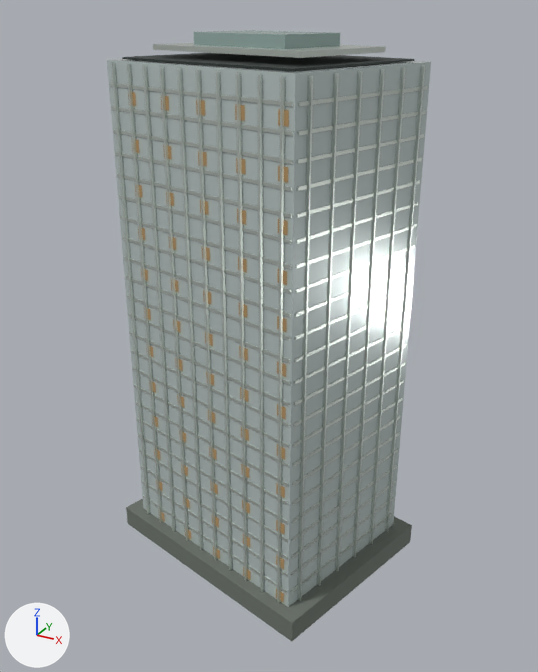
A saved change to the glTF model landmarks/assets/hisense-south.glb.
Camera for both pictures: a 50 mm camera at (108.8, -196.4, 172.2) aimed at (5.1, -8.0, 78.0). Every picture has the same lights, and +X, +Y and +Z are marked at lower left. The picture after the commit comes second. Vertices at exactly the same position are counted once.

Before the edit, the objects in view are built like this:
```python
ob_crown_box = bpy.data.objects.new('crown_box', me_crown_box)
ob_crown_box.location = (0.0, 0.0, 0.0)
ob_crown_box_001 = bpy.data.objects.new('crown_box.001', me_crown_box_001)
ob_crown_box_001.location = (0.0, 0.0, 0.0)
ob_envelope = bpy.data.objects.new('envelope', me_envelope)
ob_envelope.location = (0.0, 0.0, 0.0)
ob_fins = bpy.data.objects.new('fins', me_fins)
ob_fins.location = (0.0, 0.0, 0.0)
ob_floor_bands = bpy.data.objects.new('floor_bands', me_floor_bands)
ob_floor_bands.location = (0.0, 0.0, 0.0)
ob_podium = bpy.data.objects.new('podium', me_podium)
ob_podium.location = (0.0, 0.0, 0.0)
# also in view: 'roof_deck' at (3.3, -6.5, 159.6); 'night_windows' at (6.7, -7.4, 79.5)
```
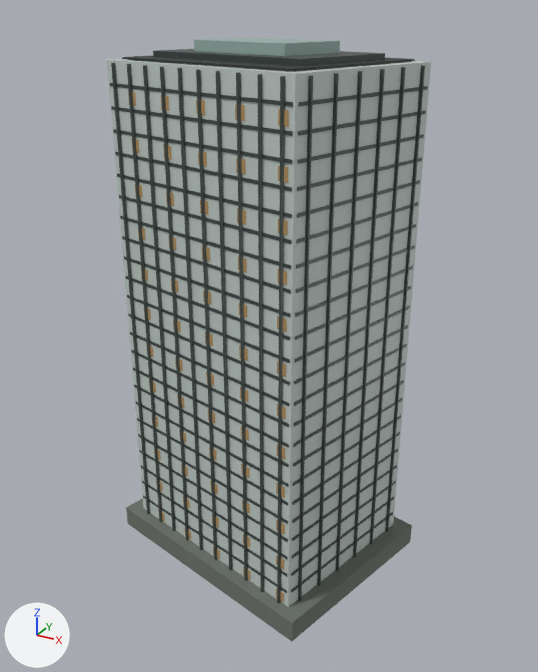
Diff of the bpy script that builds the scene:
```diff
--- a/landmarks/assets/hisense-south.glb.py
+++ b/landmarks/assets/hisense-south.glb.py
@@ mat_glass @@
 mat_glass.metallic = 0.22
-mat_glass.roughness = 0.16
+mat_glass.roughness = 0.58
@@ mat_metal @@
 mat_metal = principled_material('metal')
-mat_metal.base_color = (0.665, 0.723, 0.672)  # light grey #d5ddd6
+mat_metal.base_color = (0.0685, 0.0908, 0.0844)  # dark grey #4a5552
 mat_metal.metallic = 0.72
-mat_metal.roughness = 0.28
+mat_metal.roughness = 0.48
@@ me_crown_box @@
 # used by ob_crown_box; location = (0.0, 0.0, 0.0)
-me_crown_box.from_pydata(...)  # 8 vertices, 12 faces; spans x -27.7..34.2, y -29.8..16.8, z 161.7..163.1
+me_crown_box.from_pydata(...)  # 8 vertices, 12 faces; spans x -27.7..34.2, y -29.8..16.8, z 159.9..161.4
+# me_crown_box part 1: the whole mesh is rebuilt
 me_crown_box.materials.append(mat_metal)
@@ me_crown_box_001 @@
 # used by ob_crown_box_001; location = (0.0, 0.0, 0.0)
-me_crown_box_001.from_pydata(...)  # 8 vertices, 12 faces; spans x -15.9..22.4, y -21.3..8.4, z 162.8..166.4
+me_crown_box_001.from_pydata(...)  # 8 vertices, 12 faces; spans x -15.9..22.4, y -21.3..8.4, z 161.2..164.4
+# me_crown_box_001 part 2: the whole mesh is rebuilt
 me_crown_box_001.materials.append(mat_glass_alt)
```

What differs and where, as boxes [x1, y1, x2, y2] in the pictures (538 x 672 px):
'envelope', surface changed
    both: [109, 59, 429, 606]
'fins', recoloured, surface changed (light grey to dark grey)
    both: [111, 63, 425, 603]
'floor_bands', recoloured, surface changed
    both: [110, 83, 428, 593]
'crown_box', recoloured, surface changed, reshaped (12% taller)
    before: [153, 43, 386, 58]
    after: [153, 49, 385, 66]
'crown_box.001', reshaped
    before: [194, 30, 340, 49]
    after: [194, 38, 340, 56]
